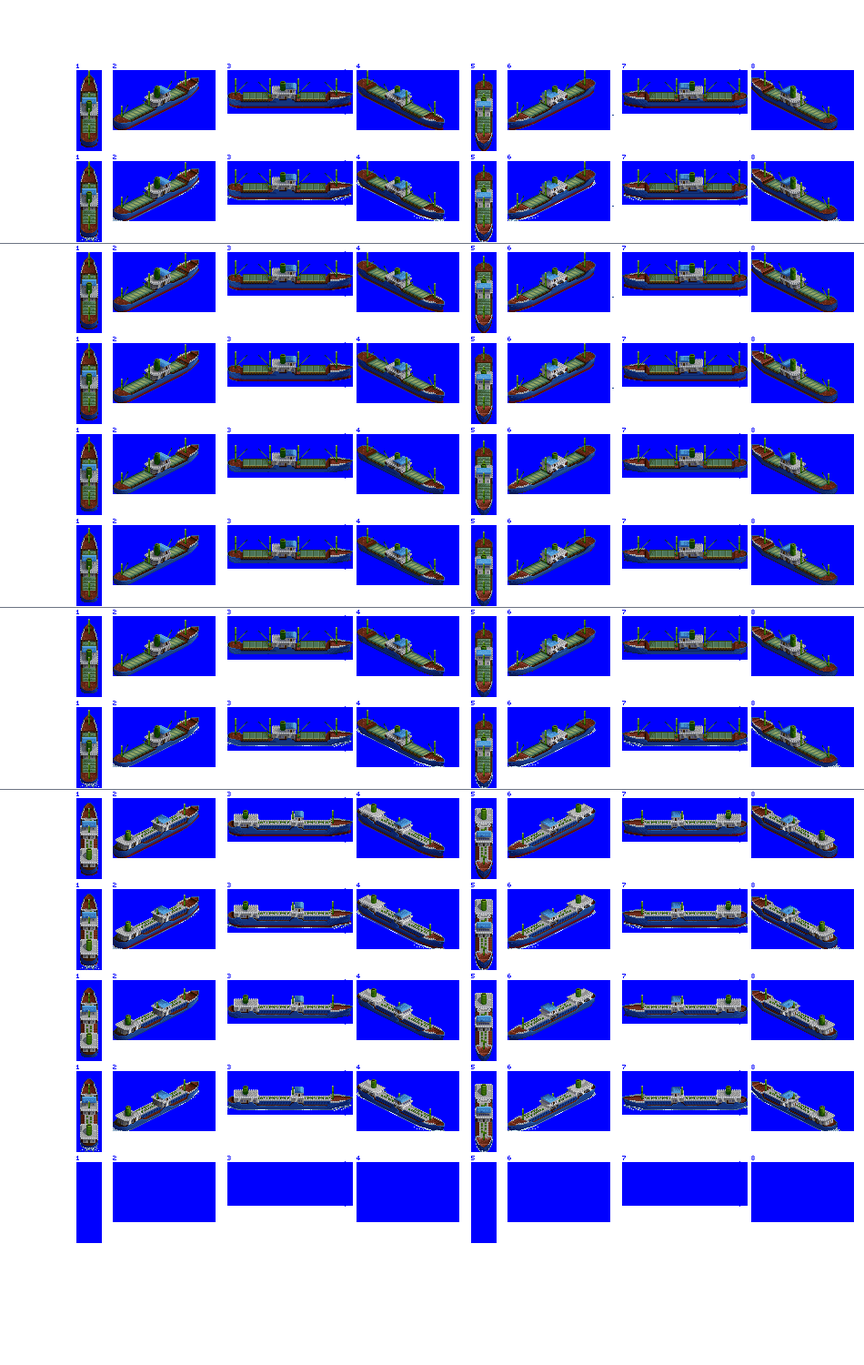
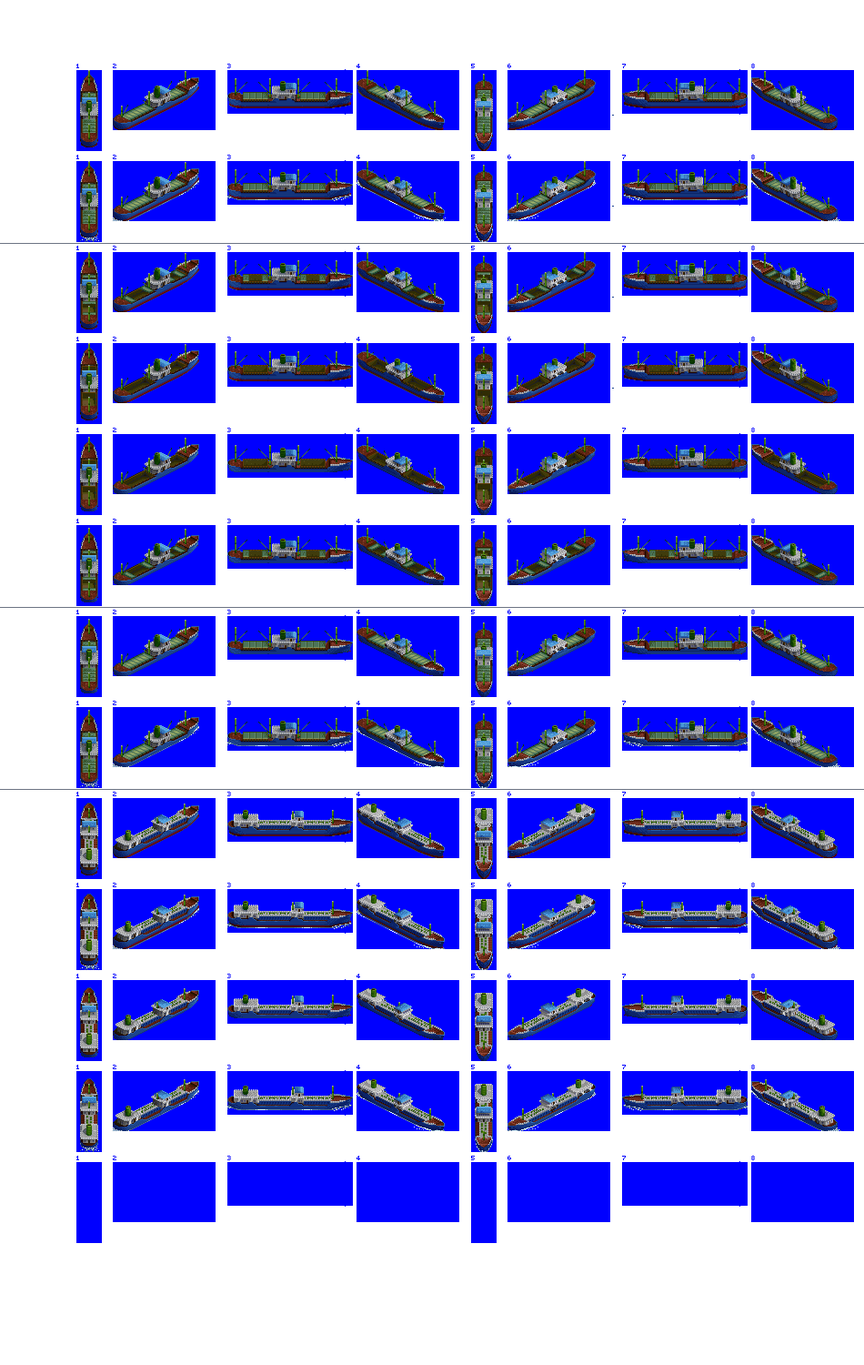
Comparing the layer stacks of the two w=864, h=1365 images. Changes:
added layer "hatches" above "Hold Overlay" over [81,269,828,591]
showed "Hold Overlay" (1st of 2), blend dissolve → normal, painted on it over [81,269,828,591]
